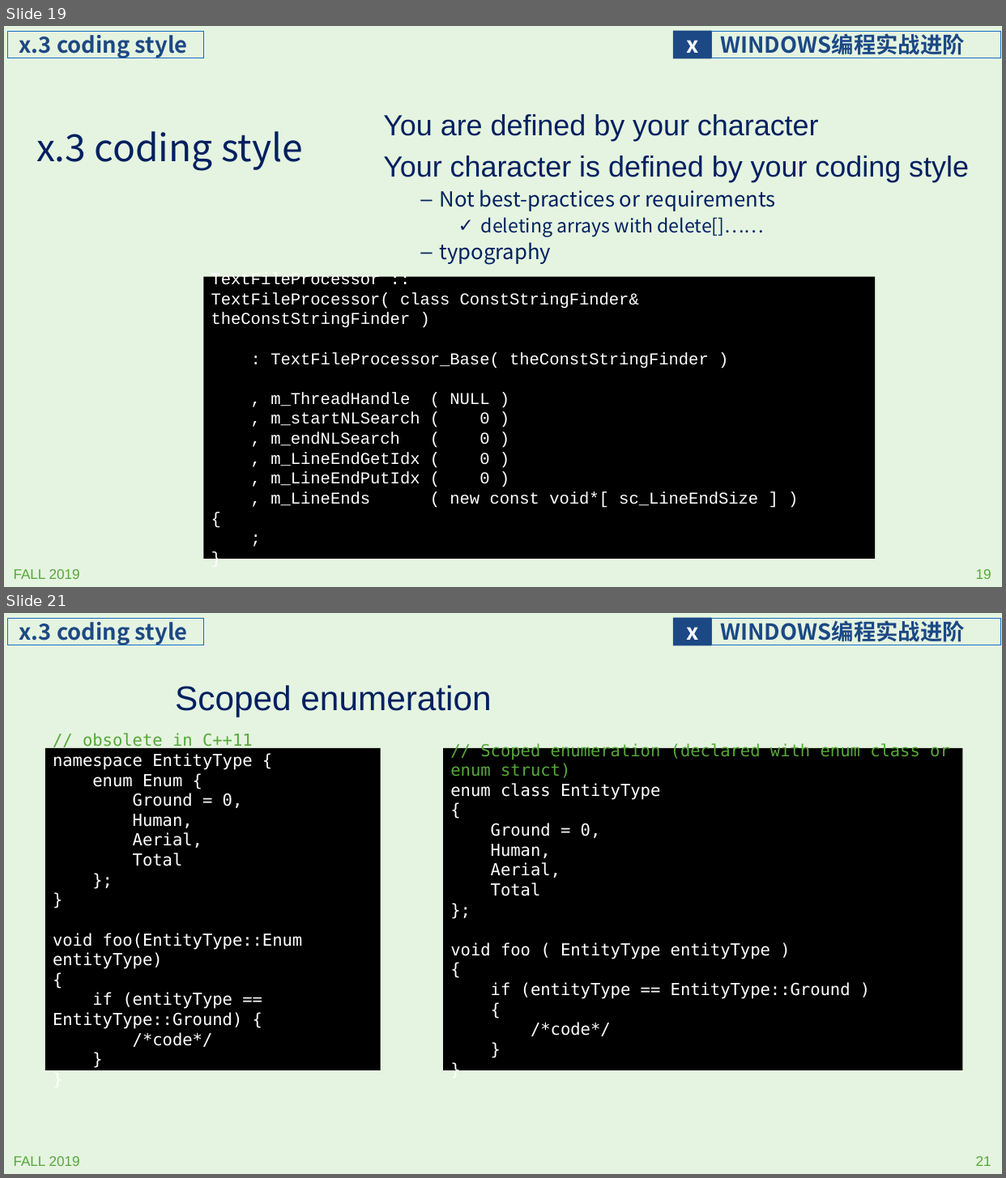
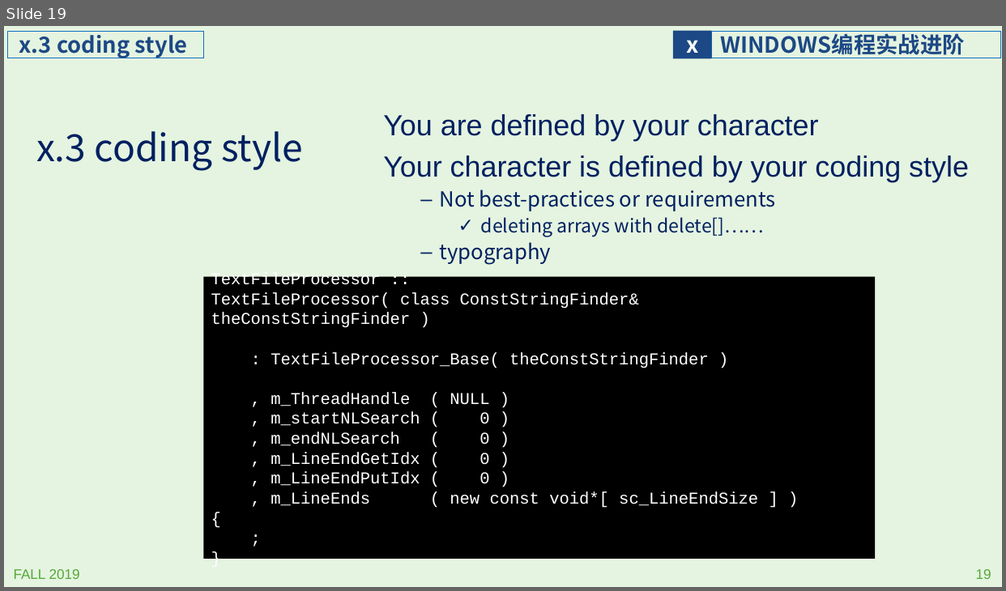
Before and after one commit to programming-windows/ppt, a slide deck: programmingWindows_extra.pptx. Shown one above the other, each under a label of ours: slides 19 and 21 before the commit, slide 19 after it; the slides between them are not shown. The pictures are 1006x1178 and 1006x591 pixels, drawn with LibreOffice and Linux fonts; fonts in the diff are those of the drawing. Boxes give left, top, right and bottom in pixels: in the first picture for what was removed or moved away, otherwise in the second. Text is boxed around its words. In the diff, an @@ line names an element or a change of style, - is before the commit and + after.

```diff
--- a/programmingWindows_extra.pptx
+++ b/programmingWindows_extra.pptx
@@ slide 21 removed at [4, 613, 1002, 1174], background #E5F4E0; not listed: 4 template elements that a slide beside it also shows @@
@@ rectangle removed at [8, 618, 204, 645] @@
-x.3 coding style
@@ text removed at [175, 685, 491, 717] @@
-Scoped enumeration
@@ rectangle removed at [45, 748, 381, 1071] @@
-// obsolete in C++11
-namespace EntityType {
-enum Enum {
-Ground = 0,
-Human,
-Aerial,
-Total
-};
-}
-void foo(EntityType::Enum entityType)
-{
-if (entityType == EntityType::Ground) {
-/*code*/
-}
-}
@@ rectangle removed at [444, 748, 963, 1071] @@
-// Scoped enumeration (declared with enum class or enum struct)
-enum class EntityType
-{
-Ground = 0,
-Human,
-Aerial,
-Total
-};
-void foo ( EntityType entityType )
-{
-if (entityType == EntityType::Ground )
-{
-/*code*/
-}
-}
```
Also in this commit, not shown: 2 slides changed, 3 slides added.
